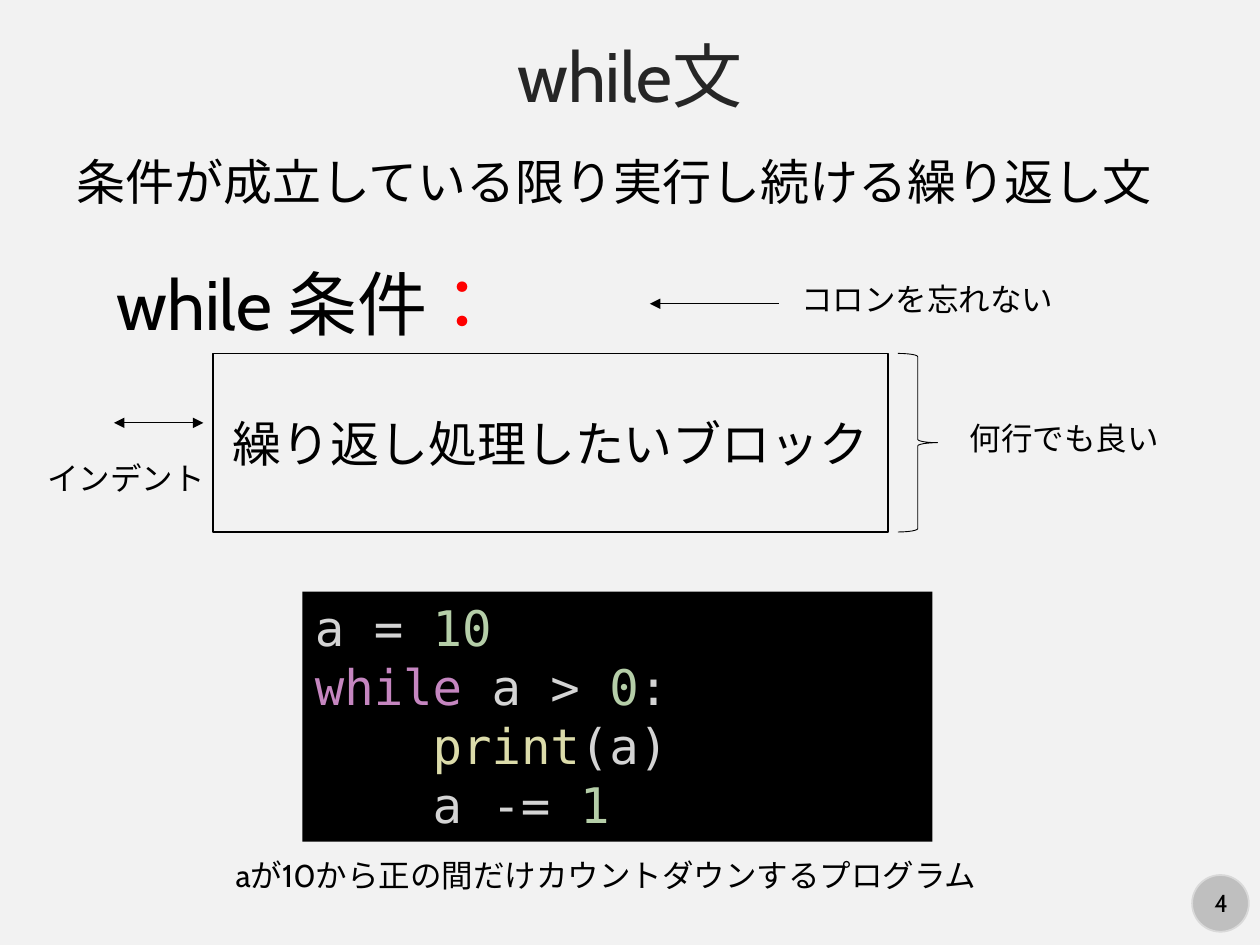
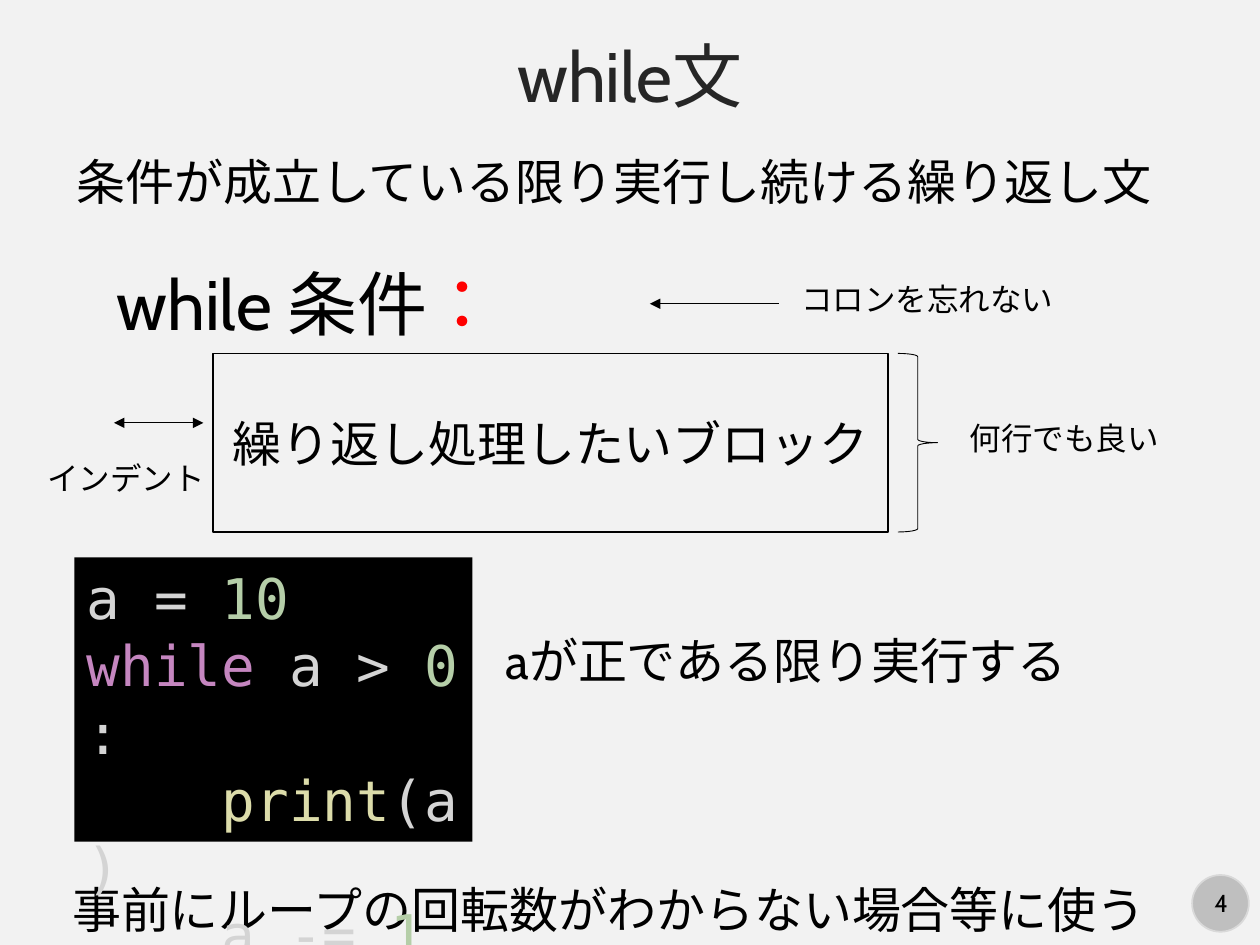
Before and after one commit to kaityo256/python_zero, a slide deck: slide 4 of scope/fig/slide.pptx. Drawn at 1260x945 pixels with LibreOffice and Linux fonts; fonts in the diff are those of the drawing. Boxes give left, top, right and bottom in pixels: in the first picture for what was removed or moved away, otherwise in the second. Text is boxed around its words. In the diff, an @@ line names an element or a change of style, - is before the commit and + after.

```diff
--- a/scope/fig/slide.pptx
+++ b/scope/fig/slide.pptx
@@ rectangle "a = 10": place and size @@
-rectangle "a = 10" at [302, 591, 932, 842]
+rectangle "a = 10" at [74, 557, 472, 842]
@@ rectangle "a = 10" at [74, 557, 472, 842]: size 28 to 32 pt @@
@@ text added at [506, 638, 1067, 683], 28 pt, text #000000 @@
+aが正である限り実行する
@@ text removed at [236, 860, 977, 890] @@
-aが10から正の間だけカウントダウンするプログラム
@@ text added at [72, 886, 1146, 940], 28 pt, text #000000 @@
+事前にループの回転数がわからない場合等に使う
```
Also in this commit, not shown: 6 other slides changed, 1 slide added, 1 other file.
